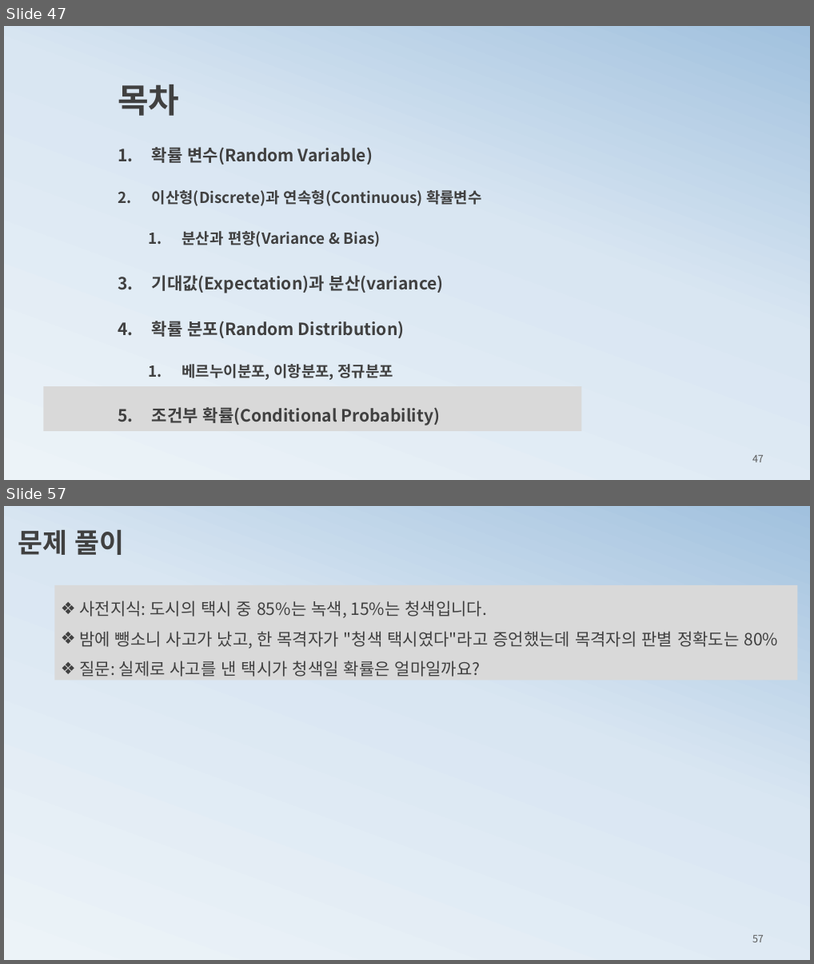
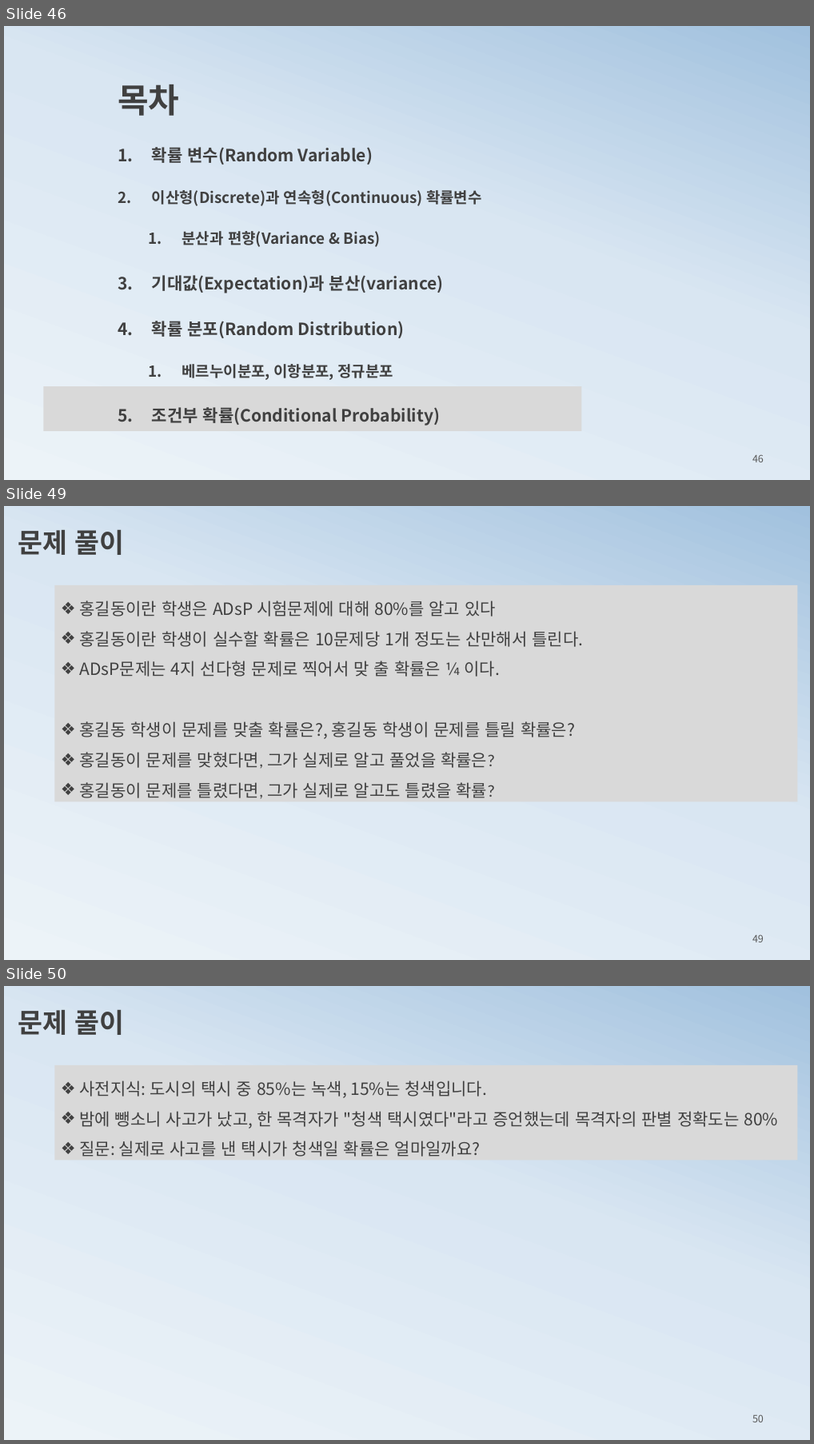
Before and after one commit to ancestor9/mathematics-for-machine-learning, a slide deck: 2_probability theory for machine learning.pptx. Shown one above the other, each under a label of ours: slides 47 and 57 before the commit, slides 46, 49 and 50 after it; the slides between them are not shown. The pictures are 814x964 and 814x1444 pixels, drawn with LibreOffice and Linux fonts; fonts in the diff are those of the drawing. Boxes give left, top, right and bottom in pixels: in the first picture for what was removed or moved away, otherwise in the second. Text is boxed around its words. In the diff, an @@ line names an element or a change of style, - is before the commit and + after.

```diff
--- a/2_probability theory for machine learning.pptx
+++ b/2_probability theory for machine learning.pptx
@@ slide 49 added at (x1=4, y1=506, x2=810, y2=960), background gradient #ECF3F8 to #D9E6F2 to #A1C1DE @@
@@ text added at (x1=18, y1=530, x2=124, y2=555), 32 pt, text #404040, bold @@
+문제 풀이
@@ rectangle added at (x1=55, y1=585, x2=798, y2=802), fill #D9D9D9, 20 pt, text #404040 @@
+❖ 홍길동이란 학생은 ADsP 시험문제에 대해 80%를 알고 있다
+❖ 홍길동이란 학생이 실수할 확률은 10문제당 1개 정도는 산만해서 틀린다.
+❖ ADsP문제는 4지 선다형 문제로 찍어서 맞 출 확률은 ¼ 이다.
+❖ 홍길동 학생이 문제를 맞출 확률은?, 홍길동 학생이 문제를 틀릴 확률은?
+❖ 홍길동이 문제를 맞혔다면, 그가 실제로 알고 풀었을 확률은?
+❖ 홍길동이 문제를 틀렸다면, 그가 실제로 알고도 틀렸을 확률?
@@ page number added at (x1=753, y1=934, x2=764, y2=942), 12 pt, text #595959 @@
+49
@@ what was slide 47 is now slide 46 @@
@@ page number at (x1=753, y1=454, x2=764, y2=462): text changed @@
-47
+46
@@ what was slide 57 is now slide 50 @@
@@ page number at (x1=753, y1=1414, x2=764, y2=1422): text changed @@
-57
+50
```
Also in this commit, not shown: 4 slides changed, 2 other slides added, 12 slides removed, 1 other file.
